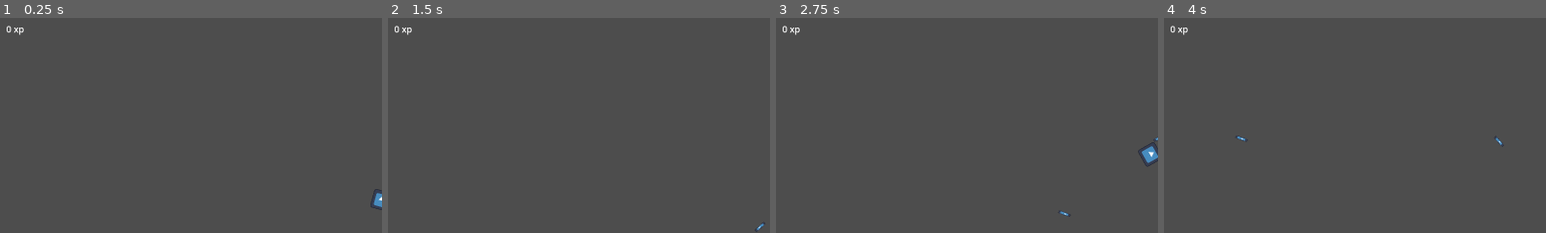
Above: before the commit, frames 1-4 (left to right).
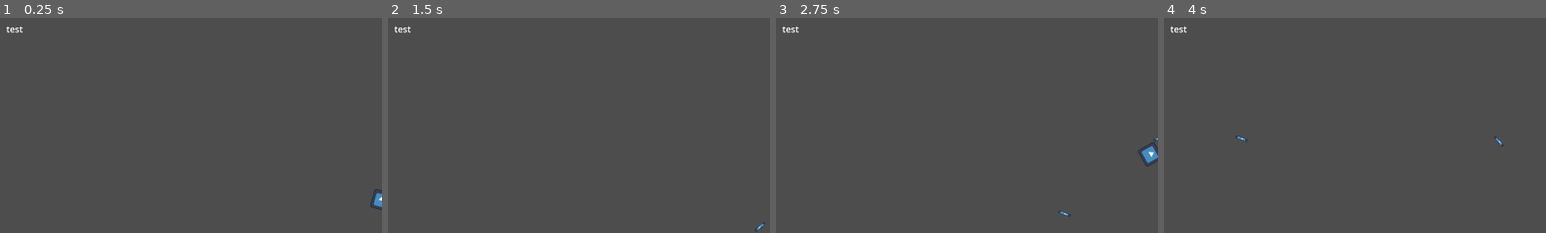
Above: after the commit, the same moments.

Repository: flappybird787/Nova-Pulse
Game: Godot game, scene res://scenes/test_scene.tscn
The game is run twice, just before and just after one commit, with the same random seed, the same clock (stepped at 60 frames per second) and the same inputs. The engine's default icon, where the game draws it, is replaced by a stand-in: a white triangle on a blue panel in a dark square.
Inputs (mouse positions are % of the whole screen's width and height, from its top left):
- Up to frame 1 (0.25 s): no input
- Up to frame 2 (1.5 s): move the mouse to (72, 45) at 0.52 s; hold D (move_right) 0.53-1.28 s; hold F (primary_attack) 0.53-1.28 s; move the mouse to (30, 55) at 1.27 s; hold A (move_left) from 1.28 s (still down); tap F (primary_attack) at 1.35 s
- Up to frame 3 (2.75 s): move the mouse to (60, 28) at 2.02 s; release A (move_left) at 2.03 s; hold D (move_right) from 2.03 s (still down); hold F (primary_attack) from 2.03 s (still down)
- Up to frame 4 (4 s): move the mouse to (45, 70) at 2.77 s; release D (move_right) at 2.78 s; release F (primary_attack) at 2.78 s; hold W (move_up) 2.78-3.53 s; tap F (primary_attack) at 2.85 s; move the mouse to (80, 65) at 3.52 s; hold A (move_left) from 3.53 s (still down); hold F (primary_attack) from 3.53 s (still down)
The pictures show only the part of the screen within x 0-50%, y 8-58%; the shares and areas given below are measured in that part.

The runs differ from the first frame. In frame 1, 0.1% of the frame differs, in the area x 1-7%, y 3-8%; in frame 2, 0.1%; in frame 3, 0.1%; in frame 4, 0.1%.

Commit message:
started adding xp level up system idk im running on 4 hours of sleep

Diff:
--- a/prefabs/enemy_ship_base.tscn
+++ b/prefabs/enemy_ship_base.tscn
@@ -85,14 +85,10 @@
 state_name = "ATTACKING"
 metadata/_custom_type_script = "uid://bmemjl566ltus"
 
-[node name="HealthComponent" type="Node" parent="." unique_id=1245034984 node_paths=PackedStringArray("shield_label", "health_label", "health_label_pivot")]
+[node name="HealthComponent" type="Node" parent="." unique_id=1245034984]
 script = ExtResource("6_l0son")
 health = 15
 max_health = 15
-shield_label = NodePath("")
-health_label = NodePath("../PlayerHealthLabelPivot/PlayerHealthLabel")
-health_label_pivot = NodePath("../PlayerHealthLabelPivot")
-handle_label_transforms = true
 
 [node name="DeathComponent" type="Node" parent="." unique_id=3514482 node_paths=PackedStringArray("health_component", "root")]
 script = ExtResource("8_sy2du")
--- a/prefabs/player_ship.tscn
+++ b/prefabs/player_ship.tscn
@@ -29,11 +29,10 @@
 [node name="CollisionShape2D" type="CollisionShape2D" parent="." unique_id=85070103]
 shape = SubResource("RectangleShape2D_yfrvl")
 
-[node name="PlayerShipControllerComponent" type="Node" parent="." unique_id=573145881 node_paths=PackedStringArray("ship_data_component", "ship_body", "attack_instantiator_component", "primary_weapon_cooldown_timer", "attack_trigger_component")]
+[node name="PlayerShipControllerComponent" type="Node" parent="." unique_id=573145881 node_paths=PackedStringArray("ship_data_component", "ship_body", "primary_weapon_cooldown_timer", "attack_trigger_component")]
 script = ExtResource("2_iwps3")
 ship_data_component = NodePath("../ShipDataComponent")
 ship_body = NodePath("..")
-attack_instantiator_component = NodePath("")
 primary_weapon_cooldown_timer = NodePath("../PrimaryWeaponCooldownTimer")
 attack_trigger_component = NodePath("../AttackTriggerComponent")
 
--- a/project.godot
+++ b/project.godot
@@ -19,6 +19,7 @@
 
 EventBus="*uid://c8v46lg8qoy60"
 GameManager="*uid://c6i2ovndywkbw"
+PlayerUpgradeManager="*uid://cn1f3g15q2cpr"
 
 [display]
 
--- a/scripts/components/gui_manager_component.gd
+++ b/scripts/components/gui_manager_component.gd
@@ -16,13 +16,16 @@
 ## handles the transform of a label, such as a health bar floating above an enemy
 @export var is_enemy_gui = false
 
+func _ready() -> void:
+	EventBus.xp_changed.connect(handle_xp_labels)
+
+
 func _process(delta: float) -> void:
 	handle_health_labels()
-	handle_xp_labels()
 
 
-func handle_xp_labels():
-	xp_label.text = str(GameManager.player_xp, " xp")
+func handle_xp_labels(xp_amount, xp_to_next_level):
+	xp_label.text = str(xp_amount,"/", xp_to_next_level, " xp")
 
 
 func handle_health_labels():
--- a/scripts/event_bus.gd
+++ b/scripts/event_bus.gd
@@ -1,6 +1,12 @@
 extends Node
 
 signal drop_xp(xp_position: Vector2, xp_amount: int)
+
+signal gain_xp(xp_amount : int)
+
+signal xp_changed(xp_amount : int, xp_to_next_level : int)
+
+signal leveled_up(level : int)
 
 # position is the position that the attack is at,
 # velocity is the velocity of the parent body,
--- a/scripts/game_manager.gd
+++ b/scripts/game_manager.gd
@@ -1,3 +1,8 @@
 extends Node
 
 @export var player_xp : int
+
+
+# idfk man i wrote this while i was all half asleep
+# so if this code is shit thats why
+@export var player_level : int = 1
--- /dev/null
+++ b/scripts/player_upgrade_manager.gd
@@ -0,0 +1,35 @@
+extends Node
+
+@export var xp_to_next_level : int
+
+func _ready() -> void:
+	xp_to_next_level = calculate_xp_needed()
+	EventBus.gain_xp.connect(gain_xp)
+
+	EventBus.xp_changed.emit(GameManager.player_xp, xp_to_next_level)
+
+func _process(delta: float) -> void:
+	pass
+
+
+func level_up():
+	GameManager.player_level += 1
+	xp_to_next_level = calculate_xp_needed()
+	EventBus.leveled_up.emit(GameManager.player_level)
+	print("leveled up")
+
+
+func gain_xp(amount : int):
+	GameManager.player_xp += amount
+	print(amount)
+
+	# While loop handles cases where the player gains enough XP to level up multiple times at once
+	while GameManager.player_xp >= xp_to_next_level:
+		GameManager.player_xp -= xp_to_next_level
+		level_up()
+
+	EventBus.xp_changed.emit(GameManager.player_xp, xp_to_next_level)
+
+
+func calculate_xp_needed():
+	return GameManager.player_level * 4
--- a/scripts/state_machine_manager.gd
+++ b/scripts/state_machine_manager.gd
@@ -8,8 +8,8 @@
 @export var next_state: String
 
 
-func _process(delta: float) -> void:
-	print("current state: ", current_state, " next state: ", next_state)
+#func _process(delta: float) -> void:
+	#print("current state: ", current_state, " next state: ", next_state)
 
 
 func set_state(state_to_set, next_state_to_set, interrupt_current = false):
--- a/scripts/xp_particle.gd
+++ b/scripts/xp_particle.gd
@@ -20,5 +20,6 @@
 
 
 func _on_player_absorbtion_area_body_entered(body: Node2D) -> void:
-	GameManager.player_xp += xp_amount
+	PlayerUpgradeManager.gain_xp(xp_amount)
+	#print(GameManager.player_xp)
 	queue_free()
Not shown, added: scripts/player_upgrade_manager.gd.uid
